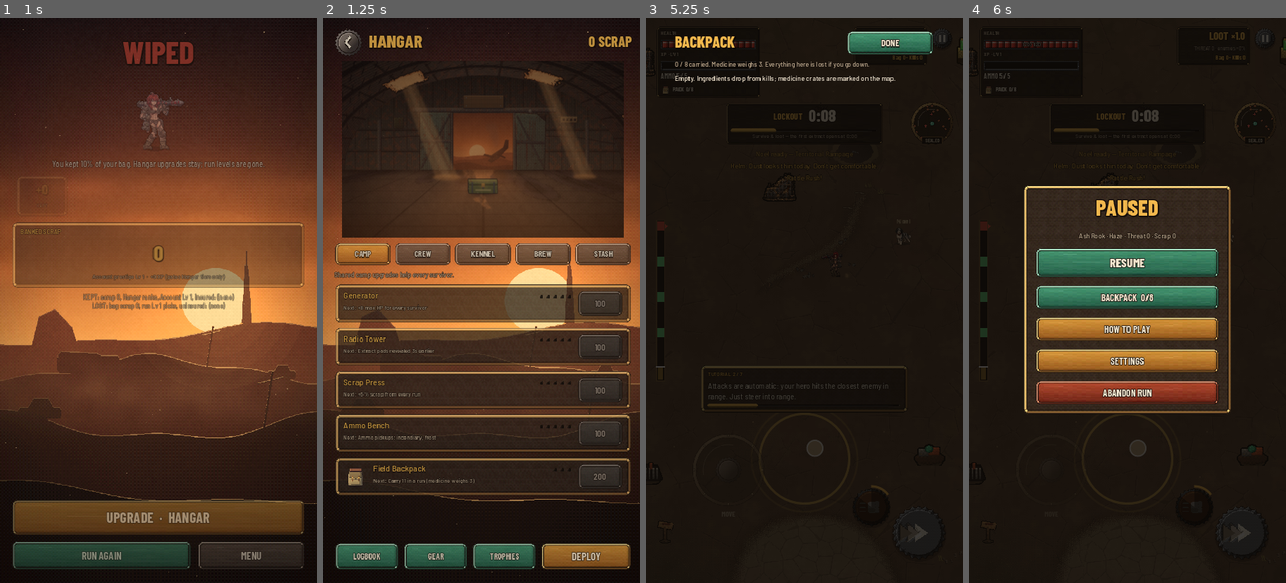
Above: before the commit, frames 1-4 (left to right).
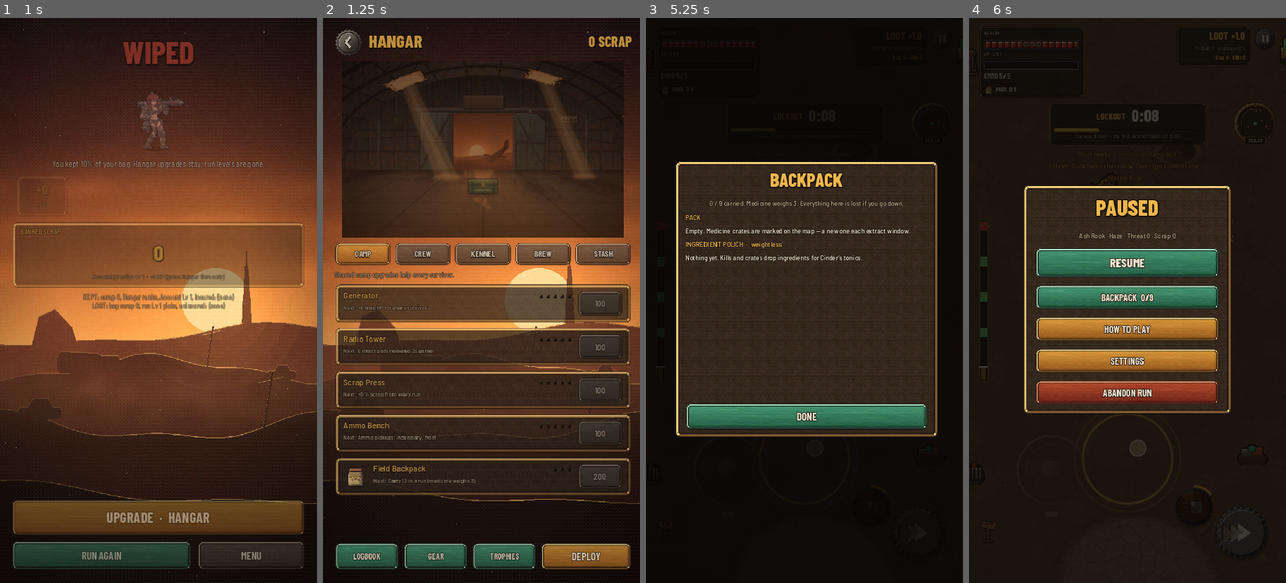
Above: after the commit, the same moments.

Repository: zwoodjr/sprite-lane
Game: Godot game, scene res://tools/test_runner.tscn
The game is run twice, just before and just after one commit, with the same random seed, the same clock (stepped at 60 frames per second) and the same inputs. This scene is started directly instead of the project's main scene.
Inputs (mouse positions are in pixels of both pictures, inside the frame that each line leads up to):
- Up to frame 1 (1 s): click "DEPLOY ›" at 0.5 s
- Up to frame 2 (1.25 s): no input
- Up to frame 3 (5.25 s): move the mouse to (874, 272) at 1.27 s; hold D (move_right) 1.28-2 s; tap Space (dash) at 1.35 s; click (874, 272) at 1.42 s; tap E (interact) at 1.55, 3.05, 4.35 s; drag from (741, 328) to (788, 413) at 2.02 s; move the mouse to (836, 176) at 2.77 s; hold D (move_right) 2.78-3.5 s; tap Q (ability) at 2.85 s; click (836, 176) at 2.92 s; drag from (788, 413) to (709, 215) at 3.52 s; move the mouse to (899, 385) at 4.27 s; hold A (move_left) 4.28-5 s; click (899, 385) at 4.42 s; tap Escape (pause_menu) at 4.9 s; click "BACKPACK 0/8" (after the commit: "BACKPACK 0/9") at 5 s
- Up to frame 4 (6 s): click "DONE" at 5.75 s

Frame 1 is identical in both runs. In frame 2, less than 0.1% of the frame differs, in the area x 25-49%, y 81-83%; in frame 3, 31%, in the area x 0-100%, y 1-94%; in frame 4, less than 0.1%.

Commit message:
Weightless ingredient pouch; medicine-only backpack (base 9 = 3 crates) with crates arriving one per extract window; painted backpack overlay
Co-Authored-By: Claude Opus 5.5 <noreply@anthropic.com>
Claude-Session: https://claude.ai/code/session_01STLULqLnwi5WFZbuYaAjZ9

Diff:
--- a/game/scripts/autoload/game_state.gd
+++ b/game/scripts/autoload/game_state.gd
@@ -818,6 +818,14 @@
 func pack_has_room(id: String, n: int = 1) -> bool:
 	return pack_weight() + MedicineDefs.weight(id) * n <= pack_capacity()
 
+## Weightless ingredient pouch counts (id -> n) carried this run.
+func pouch() -> Dictionary:
+	var out := {}
+	for k in run_pack.keys():
+		if MedicineDefs.is_pouch(str(k)):
+			out[str(k)] = int(run_pack[k])
+	return out
+
 func pack_count(id: String) -> int:
 	return int(run_pack.get(id, 0))
 
--- a/game/scripts/data/medicine_defs.gd
+++ b/game/scripts/data/medicine_defs.gd
@@ -14,13 +14,13 @@
 ## --- Ingredients --------------------------------------------------------------
 const INGREDIENT_IDS: Array = ["herb", "plague_gland", "dust_shard", "machine_oil"]
 const INGREDIENTS := {
-	"herb": {"name": "Ashroot", "icon": "herb", "weight": 1, "color": Color(0.55, 0.85, 0.45),
+	"herb": {"name": "Ashroot", "icon": "herb", "weight": 0, "color": Color(0.55, 0.85, 0.45),
 		"desc": "A bitter root that still grows in the cracks."},
-	"plague_gland": {"name": "Plague Gland", "icon": "plague_gland", "weight": 1, "color": Color(0.85, 0.55, 0.75),
+	"plague_gland": {"name": "Plague Gland", "icon": "plague_gland", "weight": 0, "color": Color(0.85, 0.55, 0.75),
 		"desc": "Cut from plague-twisted things. Cinder knows what to do with it."},
-	"dust_shard": {"name": "Dust Shard", "icon": "dust_shard", "weight": 1, "color": Color(1.0, 0.75, 0.35),
+	"dust_shard": {"name": "Dust Shard", "icon": "dust_shard", "weight": 0, "color": Color(1.0, 0.75, 0.35),
 		"desc": "Hard amber Dust. Elites and bosses carry the most."},
-	"machine_oil": {"name": "Machine Oil", "icon": "machine_oil", "weight": 1, "color": Color(0.7, 0.75, 0.85),
+	"machine_oil": {"name": "Machine Oil", "icon": "machine_oil", "weight": 0, "color": Color(0.7, 0.75, 0.85),
 		"desc": "Black oil drained from war machines."},
 	"medicine": {"name": "Medicine", "icon": "medicine", "weight": 3, "color": Color(1.0, 0.45, 0.4),
 		"desc": "Real medicine. The most valuable thing left."},
@@ -48,16 +48,22 @@
 ## The plague smells it: faster spawns, plague mobs move faster toward you.
 const SMELL_SPAWN_MULT := 0.8
 const SMELL_PLAGUE_SPEED := 1.15
-## Crates placed per run by tier (index tier-1), at this distance from the drop-in.
-const CRATES_BY_TIER: Array = [2, 2, 3, 3, 3, 4, 4, 4, 5, 5]
-const CRATE_DIST_MIN := 480.0
+## Ingredients ride in a weightless pouch (weight 0); only medicine fills the backpack.
+## Medicine turns up over the run: a few crates at the drop-in, then one more is
+## marked each time an extract window opens, up to the tier's total.
+const CRATES_AT_START: Array = [1, 1, 1, 1, 2, 2, 2, 2, 3, 3]
+const CRATES_PER_WINDOW := 1
+const CRATES_BY_TIER: Array = [3, 4, 4, 5, 5, 6, 6, 7, 7, 8]
+const WINDOW_CRATE_DIST := Vector2(520.0, 1000.0)
+const CRATE_DIST_MIN := 650.0
 const CRATE_DIST_MAX := 1500.0
 const CRATE_PICK_R := 36.0
 const ELITE_MEDICINE_CHANCE := 0.35
 const BOSS_MEDICINE := 1
 
 ## --- Backpack -------------------------------------------------------------------
-const PACK_BASE := 8
+## Three crates fill the base pack (≈ the 2nd–3rd window on Drift); each rank fits one more.
+const PACK_BASE := 9
 const PACK_PER_RANK := 3
 const PACK_PRICES: Array = [200, 450, 800]
 
@@ -131,7 +137,7 @@
 
 
 static func weight(id: String) -> int:
-	return int((INGREDIENTS.get(id, {}) as Dictionary).get("weight", 1))
+	return int((INGREDIENTS.get(id, {}) as Dictionary).get("weight", 0))
 
 
 static func pack_capacity(rank: int) -> int:
@@ -148,6 +154,15 @@
 
 static func crates_for_tier(tier: int) -> int:
 	return int(CRATES_BY_TIER[clampi(tier, 1, CRATES_BY_TIER.size()) - 1])
+
+
+static func crates_at_start(tier: int) -> int:
+	return int(CRATES_AT_START[clampi(tier, 1, CRATES_AT_START.size()) - 1])
+
+
+## Pouch items (weightless ingredients).
+static func is_pouch(id: String) -> bool:
+	return weight(id) == 0
 
 
 ## Speed multiplier while carrying `n` medicine crates.
--- a/game/scripts/match/match_controller.gd
+++ b/game/scripts/match/match_controller.gd
@@ -269,6 +269,8 @@
 		GameState.extract_windows_seen += 1
 		_spawn_ambush()
 		_spawn_pad_guards()
+		if plague:
+			plague.call("on_window_open", _window_index)
 		Juice.sfx("extract_open")
 		Juice.haptic(40)
 		if bool(phase.get("is_last", false)):
--- a/game/scripts/match/match_hud.gd
+++ b/game/scripts/match/match_hud.gd
@@ -63,6 +63,8 @@
 var _med_icon: TextureRect
 var _med_label: Label
 var _tonic_row: HBoxContainer
+var _pouch_row: HBoxContainer
+var _pouch_labels: Dictionary = {}
 var _expo_box: VBoxContainer
 var _expo_label: Label
 var _expo_bar: ProgressBar
@@ -393,6 +395,21 @@
 	_tonic_row.add_theme_constant_override("separation", 2)
 	_tonic_row.mouse_filter = Control.MOUSE_FILTER_IGNORE
 	_pack_row.add_child(_tonic_row)
+	## Weightless ingredient pouch: icon + count per ingredient (hidden until found).
+	_pouch_row = HBoxContainer.new()
+	_pouch_row.add_theme_constant_override("separation", 3)
+	_pouch_row.mouse_filter = Control.MOUSE_FILTER_IGNORE
+	_pouch_row.visible = false
+	vb.add_child(_pouch_row)
+	for id in MedicineDefs.INGREDIENT_IDS:
+		var ic := _icon(MedicineDefs.icon_path(str(id)), 18)
+		ic.visible = false
+		_pouch_row.add_child(ic)
+		var l := _label("", 13, UiTheme.TEXT)
+		l.add_theme_font_override("font", UiTheme.font_button)
+		l.visible = false
+		_pouch_row.add_child(l)
+		_pouch_labels[id] = [ic, l]
 	_expo_box = VBoxContainer.new()
 	_expo_box.add_theme_constant_override("separation", 2)
 	_expo_box.mouse_filter = Control.MOUSE_FILTER_IGNORE
@@ -433,6 +450,14 @@
 		_pack_label.add_theme_color_override("font_color", UiTheme.RUST if weight >= cap else UiTheme.TEXT)
 	_med_icon.visible = medicine > 0
 	_med_label.text = "×%d" % medicine if medicine > 0 else ""
+	var pouch := GameState.pouch()
+	_pouch_row.visible = not pouch.is_empty()
+	for id in _pouch_labels.keys():
+		var n := int(pouch.get(id, 0))
+		var pair: Array = _pouch_labels[id]
+		(pair[0] as Control).visible = n > 0
+		(pair[1] as Label).visible = n > 0
+		(pair[1] as Label).text = "%d" % n
 
 func set_tonics(ids: Array) -> void:
 	if _tonic_row == null:
--- a/game/scripts/match/plague_system.gd
+++ b/game/scripts/match/plague_system.gd
@@ -16,6 +16,7 @@
 var _stage: int = -1
 var _active: bool = false
 var _rng := RandomNumberGenerator.new()
+var _crates_placed: int = 0
 
 
 func setup(match_node: Node, player: Node2D, world: Node2D, hud: Node) -> void:
@@ -37,7 +38,8 @@
 func _place_crates() -> void:
 	if not is_instance_valid(_player):
 		return
-	var n := MedicineDefs.crates_for_tier(int(GameState.get_mode().get("tier", 1)))
+	var n := MedicineDefs.crates_at_start(int(GameState.get_mode().get("tier", 1)))
+	_crates_placed = n
 	var base := _rng.randf() * TAU
 	for i in range(n):
 		var p := Vector2.ZERO
@@ -48,6 +50,23 @@
 				break
 		HaulPickup.spawn(_world, p, "medicine", 1, false)
 	_place_lore_page()
+
+
+## Each extract window: Helm marks one more medicine crate (up to the tier's total).
+func on_window_open(_index: int) -> void:
+	if not is_instance_valid(_player) or _crates_placed >= MedicineDefs.crates_for_tier(int(GameState.get_mode().get("tier", 1))):
+		return
+	for i in range(MedicineDefs.CRATES_PER_WINDOW):
+		var p := _player.global_position
+		for attempt in range(10):
+			var ang := _rng.randf() * TAU
+			p = _player.global_position + Vector2(cos(ang), sin(ang)) * _rng.randf_range(MedicineDefs.WINDOW_CRATE_DIST.x, MedicineDefs.WINDOW_CRATE_DIST.y)
+			if bool(_match.call("_spot_free", p, 40.0)):
+				break
+		HaulPickup.spawn(_world, p, "medicine", 1, false)
+		_crates_placed += 1
+	if _hud and _hud.has_method("show_toast"):
+		_hud.call("show_toast", "Helm: another medicine crate out there — marked on your map", Color(1.0, 0.55, 0.5))
 
 
 ## Depth E3: sometimes a hidden lore page lies out in the Dust.
--- a/game/scripts/ui/pause_menu.gd
+++ b/game/scripts/ui/pause_menu.gd
@@ -27,6 +27,7 @@
 		return
 	get_tree().paused = true
 	TouchInput.clear_sticks()
+	_dim.color = Color(0.04, 0.03, 0.02, 0.78)
 	visible = true
 	_show_main()
 
@@ -102,42 +103,43 @@
 	v.add_child(quit)
 	_set_content(center)
 
-## Backpack: what you carry home. Drop things to make room for better loot.
+## Backpack: what you carry home. Medicine fills the pack; ingredients ride
+## in a weightless pouch. A centred painted plate over a darker backdrop.
 func show_pack() -> void:
+	_dim.color = Color(0.03, 0.02, 0.015, 0.92)
+	var center := CenterContainer.new()
+	var plate := PanelContainer.new()
+	plate.add_theme_stylebox_override("panel", UiTheme.plate("panel_hi", 24.0))
+	var vp := get_viewport().get_visible_rect().size
+	plate.custom_minimum_size = Vector2(minf(600.0, vp.x - 60.0), 0)
+	center.add_child(plate)
 	var v := VBoxContainer.new()
 	v.add_theme_constant_override("separation", 10)
-	var head := HBoxContainer.new()
-	var t := UiTheme.title_label("BACKPACK", 34)
-	t.size_flags_horizontal = Control.SIZE_EXPAND_FILL
-	t.horizontal_alignment = HORIZONTAL_ALIGNMENT_LEFT
-	head.add_child(t)
-	var done := UiTheme.big_button("DONE", UiTheme.TEAL, 52, 20)
-	done.pressed.connect(_show_main)
-	head.add_child(done)
-	v.add_child(head)
+	plate.add_child(v)
+	v.add_child(UiTheme.title_label("BACKPACK", 40))
 	var slow := 1.0 - GameState.carry_speed_mult()
-	v.add_child(UiTheme.body_label("%d / %d carried. Medicine weighs %d%s. Everything here is lost if you go down." % [
+	var info := UiTheme.body_label("%d / %d carried. Medicine weighs %d%s. Everything here is lost if you go down." % [
 		GameState.pack_weight(), GameState.pack_capacity(), MedicineDefs.MEDICINE_WEIGHT,
-		(" and slows you %d%%" % int(round(slow * 100.0))) if slow > 0.0 else ""], 15, UiTheme.TEXT_DIM))
+		(" and slows you %d%%" % int(round(slow * 100.0))) if slow > 0.0 else ""], 15, UiTheme.TEXT_DIM)
+	info.horizontal_alignment = HORIZONTAL_ALIGNMENT_CENTER
+	v.add_child(info)
 	var scroll := ScrollContainer.new()
-	scroll.size_flags_vertical = Control.SIZE_EXPAND_FILL
 	scroll.horizontal_scroll_mode = ScrollContainer.SCROLL_MODE_DISABLED
+	scroll.custom_minimum_size = Vector2(0, minf(420.0, vp.y * 0.42))
 	v.add_child(scroll)
 	var list := VBoxContainer.new()
 	list.size_flags_horizontal = Control.SIZE_EXPAND_FILL
 	list.add_theme_constant_override("separation", 8)
 	scroll.add_child(list)
-	if GameState.run_pack.is_empty():
-		list.add_child(UiTheme.body_label("Empty. Ingredients drop from kills; medicine crates are marked on the map.", 16))
+	list.add_child(UiTheme.body_label("PACK", 16, UiTheme.AMBER))
+	var heavy := 0
 	for id in GameState.run_pack.keys():
+		if MedicineDefs.is_pouch(str(id)):
+			continue
+		heavy += 1
 		var row := HBoxContainer.new()
 		row.add_theme_constant_override("separation", 10)
-		var ic := TextureRect.new()
-		ic.custom_minimum_size = Vector2(48, 48)
-		ic.expand_mode = TextureRect.EXPAND_IGNORE_SIZE
-		ic.stretch_mode = TextureRect.STRETCH_KEEP_ASPECT_CENTERED
-		ic.texture = load(MedicineDefs.icon_path(str(id)))
-		row.add_child(ic)
+		row.add_child(_pack_icon(str(id), 48))
 		var l := UiTheme.body_label("%s ×%d  (weight %d each)" % [MedicineDefs.item_name(str(id)), int(GameState.run_pack[id]), MedicineDefs.weight(str(id))], 17)
 		l.size_flags_horizontal = Control.SIZE_EXPAND_FILL
 		row.add_child(l)
@@ -146,7 +148,36 @@
 		drop.pressed.connect(drop_item.bind(str(id)))
 		row.add_child(drop)
 		list.add_child(row)
-	_set_content(v)
+	if heavy == 0:
+		list.add_child(UiTheme.body_label("Empty. Medicine crates are marked on the map — a new one each extract window.", 15))
+	list.add_child(UiTheme.body_label("INGREDIENT POUCH  ·  weightless", 16, UiTheme.AMBER))
+	var pouch := GameState.pouch()
+	if pouch.is_empty():
+		list.add_child(UiTheme.body_label("Nothing yet. Kills and crates drop ingredients for Cinder's tonics.", 15))
+	else:
+		var flow := HFlowContainer.new()
+		flow.add_theme_constant_override("h_separation", 16)
+		list.add_child(flow)
+		for id in pouch.keys():
+			var h := HBoxContainer.new()
+			h.add_child(_pack_icon(str(id), 40))
+			h.add_child(UiTheme.body_label("%s ×%d" % [MedicineDefs.item_name(str(id)), int(pouch[id])], 16, UiTheme.TEXT, false))
+			flow.add_child(h)
+	var done := UiTheme.big_button("DONE", UiTheme.TEAL, 60, 22)
+	done.pressed.connect(func() -> void:
+		_dim.color = Color(0.04, 0.03, 0.02, 0.78)
+		_show_main())
+	v.add_child(done)
+	_set_content(center)
+
+
+func _pack_icon(id: String, px: float) -> TextureRect:
+	var ic := TextureRect.new()
+	ic.custom_minimum_size = Vector2(px, px)
+	ic.expand_mode = TextureRect.EXPAND_IGNORE_SIZE
+	ic.stretch_mode = TextureRect.STRETCH_KEEP_ASPECT_CENTERED
+	ic.texture = load(MedicineDefs.icon_path(id))
+	return ic
 
 ## Drop one of an item on the ground at the hero's feet (pick it up again later).
 func drop_item(id: String) -> void:
--- a/game/tools/playtest_bot.gd
+++ b/game/tools/playtest_bot.gd
@@ -61,6 +61,8 @@
 ## Depth Update tallies (printed on the DEPTH line).
 var _max_exposure := 0.0
 var _max_pack := 0
+var _full_at := -1.0
+var _full_window := -1
 var _raiders_seen := {}
 var _elite_traits := {}
 
@@ -350,6 +352,9 @@
 	_min_hp = min(_min_hp, _p.hp)
 	_max_exposure = maxf(_max_exposure, GameState.exposure)
 	_max_pack = maxi(_max_pack, GameState.pack_weight())
+	if _full_at < 0.0 and GameState.pack_weight() >= GameState.pack_capacity():
+		_full_at = _t
+		_full_window = int(GameState.extract_windows_seen)
 	for rd in get_tree().get_nodes_in_group("raiders"):
 		_raiders_seen[rd.get_instance_id()] = true
 	for el in get_tree().get_nodes_in_group("elites"):
@@ -515,5 +520,6 @@
 		if _picks.any(func(p: String) -> bool: return p.begins_with(str(c["id"]))):
 			evos.append(str(c["id"]))
 	print("EVOS %s" % ",".join(evos))
+	print("PACK full_at=%.0f full_window=%d max=%d/%d pouch=%s" % [_full_at, _full_window, _max_pack, GameState.pack_capacity(), str(GameState.pouch())])
 	print("DEPTH tonics=%s max_pack=%d max_exposure=%.0f pack_now=%s raiders=%d traits=%s" % [",".join(PackedStringArray(GameState.run_tonics)),
 		_max_pack, _max_exposure, str(GameState.run_pack), _raiders_seen.size(), ",".join(PackedStringArray(_elite_traits.keys()))])
--- a/game/tools/test_runner.gd
+++ b/game/tools/test_runner.gd
@@ -831,25 +831,26 @@
 	## Backpack + medicine.
 	GameState.camp.clear()
 	GameState.begin_run()
-	_check(GameState.pack_capacity() == 8, "e1 pack 8")
-	_check(GameState.add_to_pack("medicine") and GameState.add_to_pack("medicine") and GameState.add_to_pack("herb", 2), "e1 pack fill")
-	_check(not GameState.add_to_pack("herb") and GameState.pack_weight() == 8, "e1 pack full")
-	_check(is_equal_approx(GameState.carry_speed_mult(), 1.0 - 0.15) and GameState.smells_medicine(), "e1 carry slow")
+	_check(GameState.pack_capacity() == 9, "e1 pack 9")
+	_check(GameState.add_to_pack("medicine") and GameState.add_to_pack("medicine") and GameState.add_to_pack("medicine"), "e1 pack fill")
+	_check(not GameState.add_to_pack("medicine") and GameState.pack_weight() == 9, "e1 pack full")
+	_check(GameState.add_to_pack("herb", 2) and GameState.pack_weight() == 9 and GameState.pouch() == {"herb": 2}, "e1 pouch is weightless")
+	_check(is_equal_approx(GameState.carry_speed_mult(), 1.0 - 0.18) and GameState.smells_medicine(), "e1 carry slow")
 	var bag := GameState.bag_value()
-	_check(bag == 2 * MedicineDefs.MEDICINE_SCRAP, "e1 medicine in bag")
+	_check(bag == 3 * MedicineDefs.MEDICINE_SCRAP, "e1 medicine in bag")
 	GameState.run_tonics = ["saints"]
 	_check(GameState.carry_speed_mult() == 1.0 and not GameState.smells_medicine(), "e1 saints carry free")
 	GameState.run_tonics = []
 	GameState.camp["backpack"] = 3
-	_check(GameState.pack_capacity() == 17 and GameState.add_to_pack("dust_shard"), "e1 pack upgrade")
+	_check(GameState.pack_capacity() == 18 and GameState.add_to_pack("medicine"), "e1 pack upgrade")
 	GameState.ingredients = {}
 	GameState.on_extract_success()
-	_check(GameState.ingredient_count("medicine") == 2 and GameState.ingredient_count("herb") == 2 and GameState.run_pack.is_empty(), "e1 pack banked")
+	_check(GameState.ingredient_count("medicine") == 4 and GameState.ingredient_count("herb") == 2 and GameState.run_pack.is_empty(), "e1 pack banked")
 	_check(GameState.payout_this_run >= int((100 + bag) * float(GameState.get_mode()["payout_mult"])), "e1 medicine pays")
 	GameState.begin_run()
 	GameState.add_to_pack("medicine")
 	GameState.on_wipe()
-	_check(GameState.ingredient_count("medicine") == 2 and GameState.run_pack.is_empty(), "e1 pack lost on death")
+	_check(GameState.ingredient_count("medicine") == 4 and GameState.run_pack.is_empty(), "e1 pack lost on death")
 	## A short Blight match: crates placed, fog builds exposure, stages bite.
 	GameState.camp.clear()
 	GameState.selected_mode_id = "blight"
@@ -864,8 +865,12 @@
 	for k in range(4):
 		await get_tree().physics_frame
 	var player: Node2D = m.get_node("World/Player")
-	_check(get_tree().get_nodes_in_group("medicine_crates").size() == MedicineDefs.crates_for_tier(5), "e1 crates placed")
-	var ps: Node = m.get_node("PlagueSystem")
+	var ps0: Node = m.get_node("PlagueSystem")
+	_check(get_tree().get_nodes_in_group("medicine_crates").size() == MedicineDefs.crates_at_start(5), "e1 crates placed")
+	ps0.call("on_window_open", 1)
+	await get_tree().physics_frame
+	_check(get_tree().get_nodes_in_group("medicine_crates").size() == MedicineDefs.crates_at_start(5) + 1, "e1 window adds a crate")
+	var ps: Node = ps0
 	ps.call("spawn_zone", player.global_position, 150.0)
 	for k in range(40):
 		player.set("hp", player.get("max_hp"))
@@ -888,7 +893,7 @@
 	HaulPickup.drop_kill(m.get_node("World"), player.global_position + Vector2(70, 0), EnemyDefs.MACHINE, "boss")
 	for k in range(60):
 		await get_tree().physics_frame
-	_check(GameState.pack_count("dust_shard") >= 1 or GameState.pack_weight() >= GameState.pack_capacity() - 1, "e1 kill drops picked up")
+	_check(GameState.pack_count("dust_shard") >= 1, "e1 kill drops picked up")
 	var hud: Node = m.get_node("HUD")
 	hud.call("_open_pause")
 	await get_tree().process_frame
Not shown, changed: game/assets/sprites/props/barrier_scrap.png.import
Not shown, changed: game/assets/sprites/props/ruin_pillar.png.import
Not shown, changed: game/assets/sprites/props/wall_ruin.png.import
